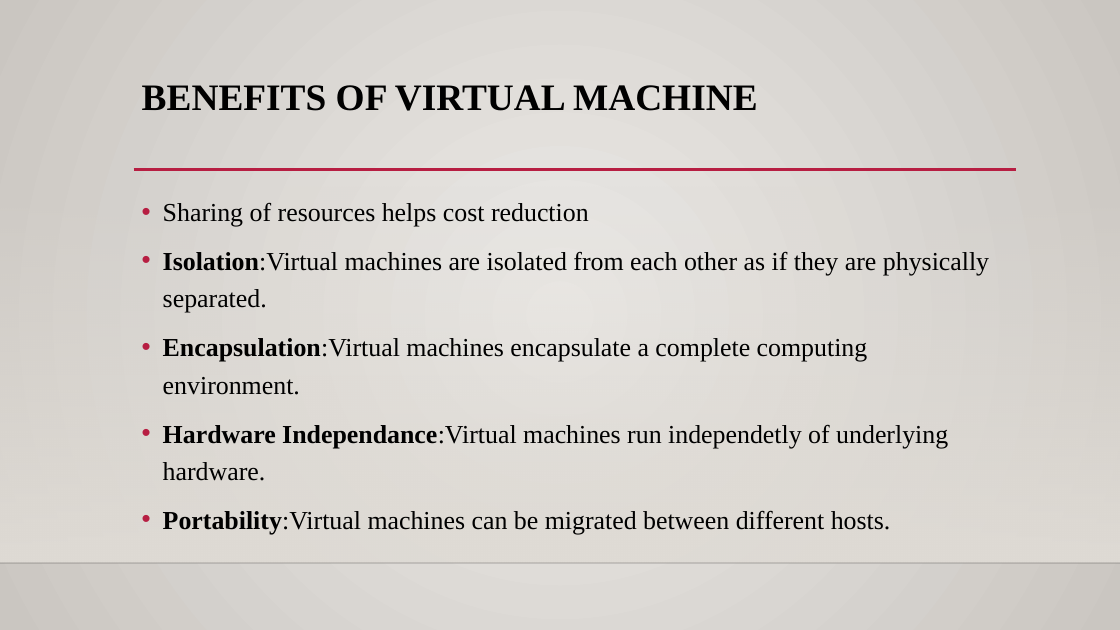
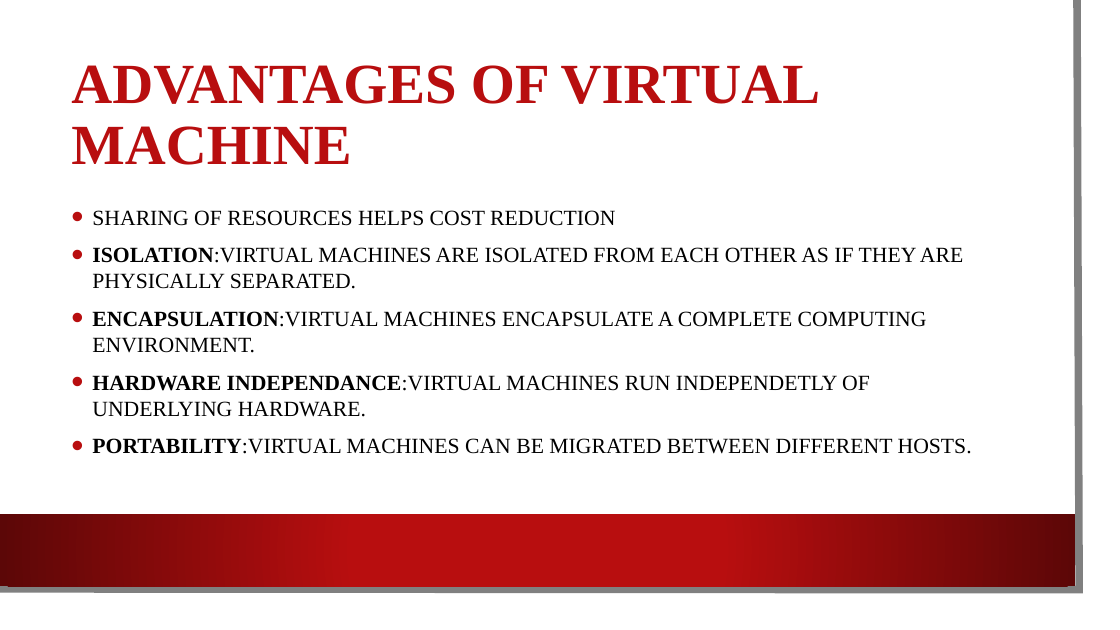
Before and after one commit to NUMBRITHBOPANNA/devopspresentationb2, a slide deck: slide 5 of Docker.pptx (slide 3 before the commit). Drawn at 1120x630 pixels with LibreOffice and Linux fonts; fonts in the diff are those of the drawing; background and template pictures are left out. Boxes give left, top, right and bottom in pixels: in the first picture for what was removed or moved away, otherwise in the second. Text is boxed around its words. In the diff, an @@ line names an element or a change of style, - is before the commit and + after.

```diff
--- a/Docker.pptx
+++ b/Docker.pptx
@@ background gradient #ECEAE7 to #CAC7C1 to picture (left out) @@
@@ rectangle: place and size @@
-rectangle at (0,186,1120,563)
+rectangle at (0,0,1101,611)
@@ rectangle at (0,0,1101,611): fill gradient #DFDBD5 to #FFFFFF; shadow on @@
@@ freeform shape added at (0,0,1080,590), outline #808080 6.5 pt @@
@@ title "ADVANTAGES OF VIRTUAL MACHINE" at (71,65,820,165): vertical alignment top to middle @@
@@ title at (71,65,820,165): text changed; size 32 to 48.6 pt; text colour #000000 to #B80E0F @@
-BENEFITS OF VIRTUAL MACHINE
+ADVANTAGES OF VIRTUAL MACHINE
@@ line removed from (134, 170) to (1017, 170) @@
@@ text "SHARING OF RESOURCES HELPS COST ..." at (92,210,972,454): vertical alignment top to middle @@
@@ text at (92,210,972,454): text changed; size 22.2 to 18.6 pt @@
-• Sharing of resources helps cost reduction
-• Isolation:Virtual machines are isolated from each other as if they are physically separated.
-• Encapsulation:Virtual machines encapsulate a complete computing environment.
-• Hardware Independance:Virtual machines run independetly of underlying hardware.
-• Portability:Virtual machines can be migrated between different hosts.
+• SHARING OF RESOURCES HELPS COST REDUCTION
+• ISOLATION:VIRTUAL MACHINES ARE ISOLATED FROM EACH OTHER AS IF THEY ARE PHYSICALLY SEPARATED.
+• ENCAPSULATION:VIRTUAL MACHINES ENCAPSULATE A COMPLETE COMPUTING ENVIRONMENT.
+• HARDWARE INDEPENDANCE:VIRTUAL MACHINES RUN INDEPENDETLY OF UNDERLYING HARDWARE.
+• PORTABILITY:VIRTUAL MACHINES CAN BE MIGRATED BETWEEN DIFFERENT HOSTS.
@@ rectangle added at (0,514,1075,586), fill gradient #B80E0F to #5C0707 @@
@@ line removed from (0, 563) to (1120, 563) @@
```
Also in this commit, not shown: 6 other slides changed, 13 slides added, 6 slides removed, 9 other files.
